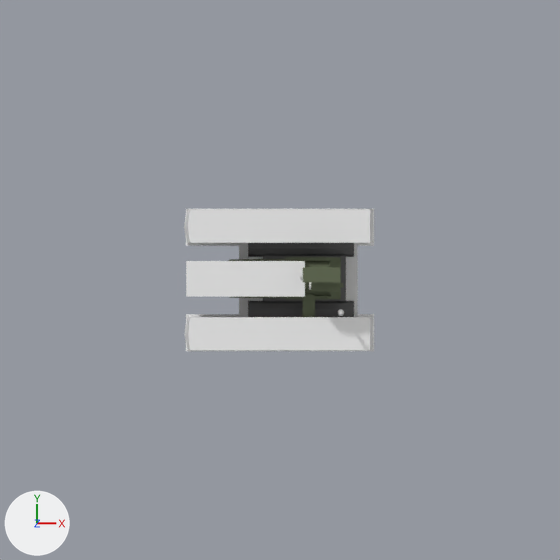
What one commit did to the Blender file src/main/resources/Models/robot/robot.blend.
Camera for both pictures: the file's camera 'TileCamera'. Lighting does not change. The marker at lower left points along +X, +Y and +Z.

The first picture shows 'Bound', 'Bound.001', 'Bound.002', 'Bound.003', 'Camera2', 'Cylinder_left', 'Cylinder_right', 'Turret_base'.
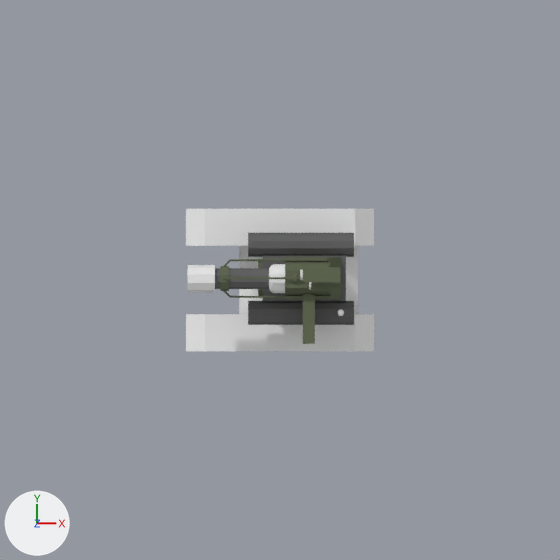
Commit message: removed robot display

Boxes (x1, y1, x2, y2) around the edits, measured in the pictures (560 x 560 px):
'Bound.002', hidden
    before: (184, 209, 373, 243)
'Bound.001', hidden
    before: (185, 317, 373, 351)
'Bound.003', hidden
    before: (186, 261, 305, 297)
'Bound', hidden
    before: (239, 243, 358, 317)
'Track_right', unchanged, uncovered by the edit
    both: (186, 209, 374, 246)
'Track_left', unchanged, uncovered by the edit
    both: (186, 314, 374, 351)

Edits to the bpy script that builds the scene:
```text
Change ob_bound_003:
    add ob_bound_003.hide_set(True)  # its collection is switched off
Change ob_bound:
    add ob_bound.hide_set(True)  # its collection is switched off
Change ob_bound_002:
    add ob_bound_002.hide_set(True)  # its collection is switched off
Change ob_bound_001:
    add ob_bound_001.hide_set(True)  # its collection is switched off
```
